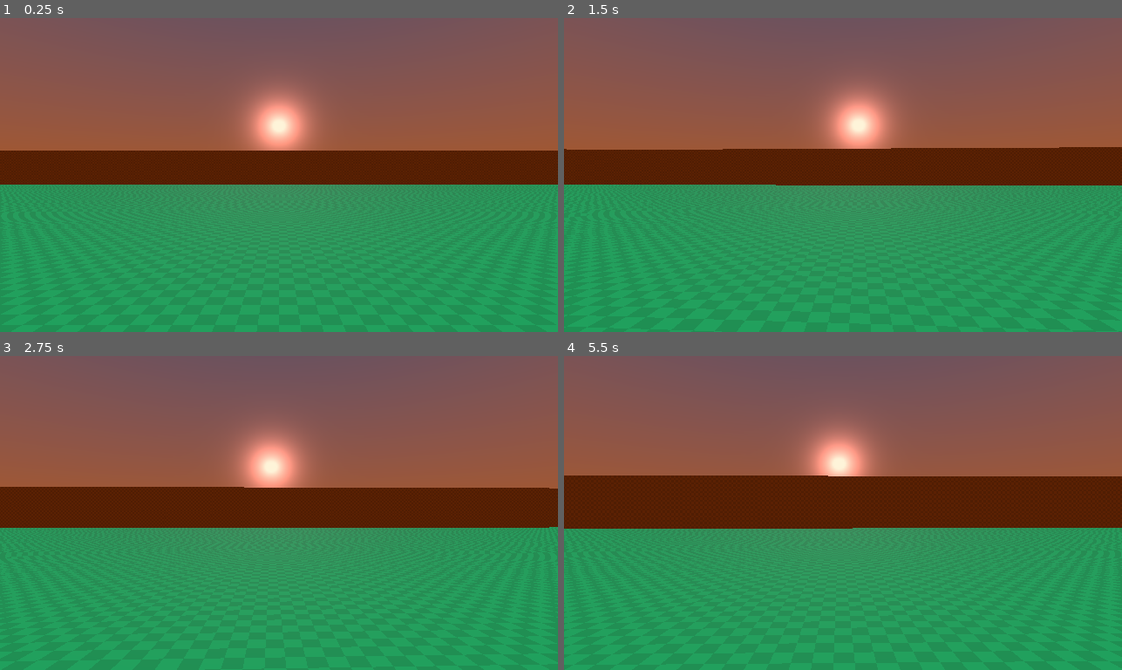
Above: before the commit, frames 1-4 (two rows, left to right).
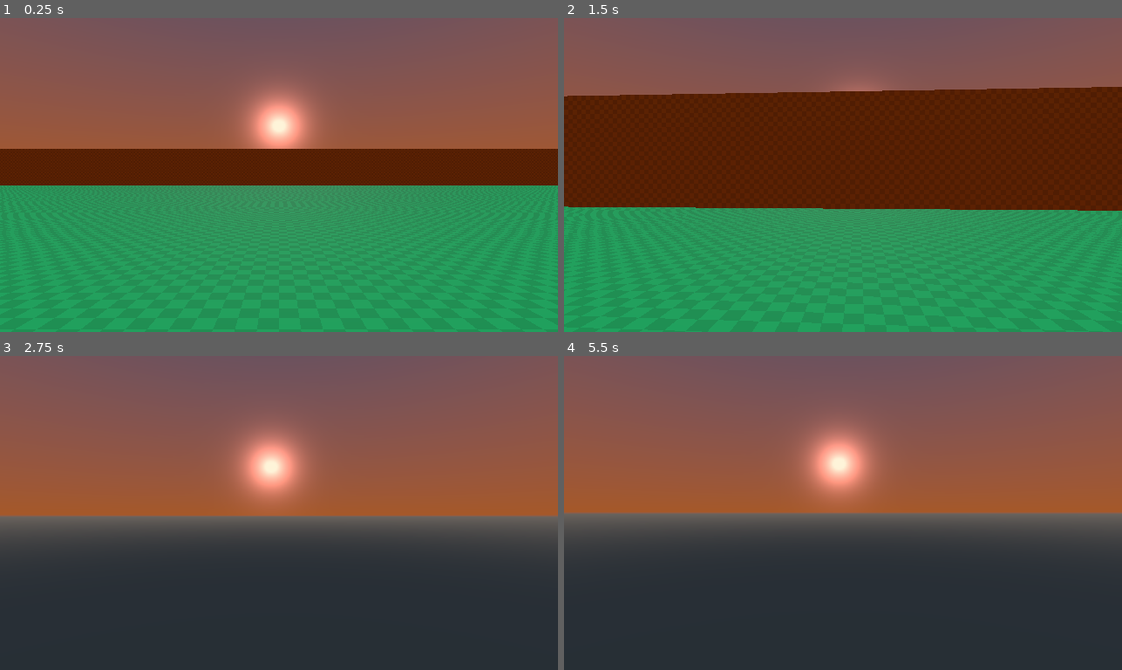
Above: after the commit, the same moments.

Repository: TrickyFatCat/classic-fps-prototype
Game: Godot game, scene res://levels/TestLevel.tscn
Two runs of this game, one before a commit and one after it. Both use one fixed random seed, a clock stepped at 60 frames per second and the inputs below.
Inputs (mouse positions are in pixels of both pictures, inside the frame that each line leads up to):
- Up to frame 1 (0.25 s): no input
- Up to frame 2 (1.5 s): move the mouse to (870, 175) at 0.52 s; hold Space (jump) 0.53-1.28 s; hold , (move_forward) from 0.53 s (still down); move the mouse to (815, 175) at 1.27 s; tap Space (jump) at 1.35 s
- Up to frame 3 (2.75 s): keep holding , (move_forward); tap Space (jump) at 1.52, 1.82 s; move the mouse to (290, 506) at 2.02 s; hold Space (jump) from 2.03 s (still down)
- Up to frame 4 (5.5 s): keep holding , (move_forward); move the mouse to (837, 519) at 2.77 s; release Space (jump) at 2.78 s; tap Space (jump) at 2.85, 3.02, 3.32, 4.35, 4.52, 4.82 s; move the mouse to (887, 516) at 3.52 s; hold Space (jump) 3.53-4.28 s; move the mouse to (798, 509) at 4.27 s; move the mouse to (848, 513) at 5.02 s; hold Space (jump) from 5.03 s (still down)

The runs differ from the first frame. In frame 1, 0.8% of the frame differs, in the area x 0-100%, y 41-54%; in frame 2, 26%; in frame 3, 58%; in frame 4, 62%, in the area x 0-100%, y 38-100%.

Commit message:
Implement jump and adjust player speed

Diff:
--- a/src/entity/player/Player.tscn
+++ b/src/entity/player/Player.tscn
@@ -9,6 +9,7 @@
 collision_layer = 2
 collision_mask = 5
 script = ExtResource( 1 )
+speed_max = 150.0
 
 [node name="CollisionShape" type="CollisionShape" parent="."]
 transform = Transform( 1, 0, 0, 0, -1.62921e-07, -1, 0, 1, -1.62921e-07, 0, 1, 0 )
--- a/src/entity/player/player.gd
+++ b/src/entity/player/player.gd
@@ -9,11 +9,13 @@
 var drag : float = 0.0
 var velocity : Vector3 = Vector3.ZERO
 var snap_vec : Vector3
+var is_jumping = false
 
 export var acceleration : float = 4.0
 export var speed_max : float = 25.0
+export var jump_force : float = 25.0
+export var gravity : float = 60.0
 export var mouse_sens : float = 0.1
-export var gravity : float = 60.0
 export var ignore_rotation : bool = false
 
 onready var camera : Camera = $Camera
@@ -26,6 +28,8 @@
 
 func _input(event: InputEvent) -> void:
 	_rotate_camera(event)
+	if event.is_action_pressed("jump"):
+		_apply_jump()
 
 
 func _process(delta: float) -> void:
@@ -33,15 +37,16 @@
 
 
 func _physics_process(delta: float) -> void:
-	var result_direction : Vector3 = _move_direction
+	var current_move_direction : Vector3 = _move_direction
+
+	if _move_direction == Vector3.ZERO and (abs(velocity.x) != 0 or abs(velocity.z) != 0):
+		current_move_direction = velocity.normalized()
 
 	if not ignore_rotation:
-		result_direction = result_direction.rotated(Vector3.UP, rotation.y)
-
+		current_move_direction = current_move_direction.rotated(Vector3.UP, rotation.y)
 	var drag_vec : Vector3 = Vector3(drag, 0, drag)
-	velocity = acceleration * result_direction - velocity * drag_vec + gravity * Vector3.DOWN * delta
+	velocity += acceleration * current_move_direction - velocity * drag_vec + gravity * Vector3.DOWN * delta
 	velocity = move_and_slide(velocity, Vector3.UP)
-	pass
 
 
 func _rotate_camera(event: InputEvent) -> void:
@@ -54,13 +59,8 @@
 func _calculate_move_direction() -> void:
 	_move_direction.x = Input.get_action_strength("move_left") - Input.get_action_strength("move_right")
 	_move_direction.z = Input.get_action_strength("move_backward") - Input.get_action_strength("move_forward")
-	#if Input.is_action_pressed("move_forward"):
-	#	_move_direction += Vector3.FORWARD
-	#elif Input.is_action_pressed("move_backward"):
-	#	_move_direction += Vector3.BACK
-	#elif Input.is_action_pressed("move_left"):
-	#	_move_direction += Vector3.LEFT
-	#elif Input.is_action_pressed("move_right"):
-	#	_move_direction += Vector3.RIGHT
+	_move_direction = _move_direction.normalized()
 
-	_move_direction = _move_direction.normalized()
+func _apply_jump() -> void:
+	if is_on_floor() :
+		velocity.y = jump_force
